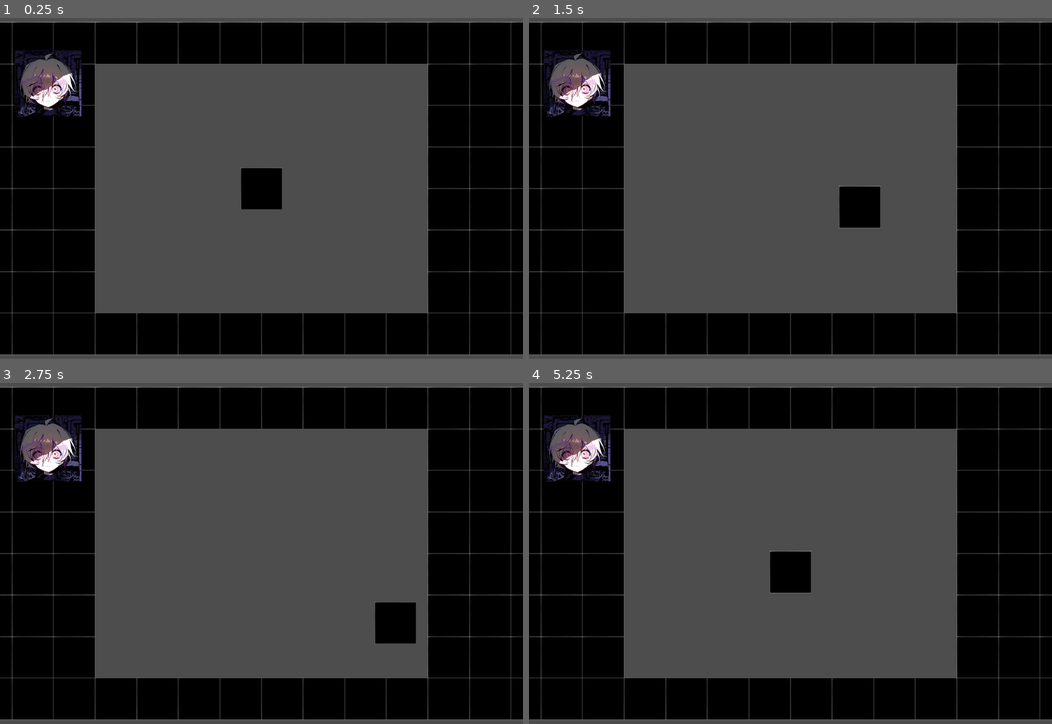
Above: before the commit, frames 1-4 (two rows, left to right).
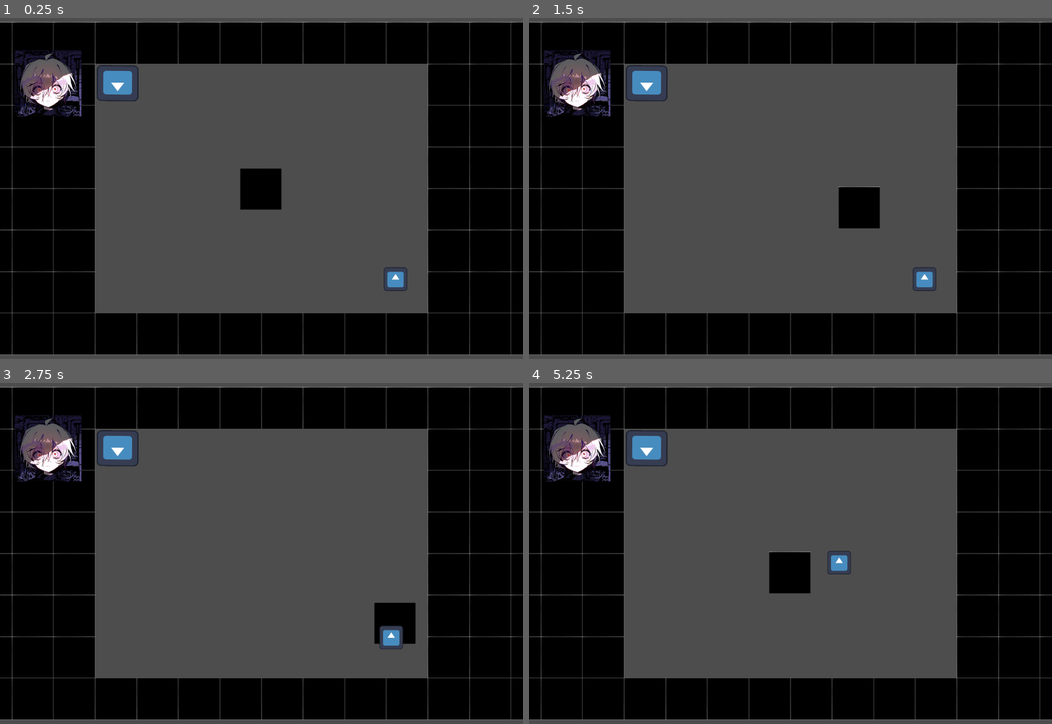
Above: after the commit, the same moments.

Repository: amk9809/HackUPC
Game: Godot game, scene res://Scenes/main.tscn
The game is run twice, just before and just after one commit, with the same random seed, the same clock (stepped at 60 frames per second) and the same inputs. The engine's default icon, where the game draws it, is replaced by a stand-in: a white triangle on a blue panel in a dark square.
Inputs:
- Up to frame 1 (0.25 s): no input
- Up to frame 2 (1.5 s): tap Enter at 0.5 s; hold D (right) 0.53-1.28 s; hold S (down) from 1.28 s (still down)
- Up to frame 3 (2.75 s): release S (down) at 2.03 s; hold D (right) from 2.03 s (still down)
- Up to frame 4 (5.25 s): release D (right) at 2.78 s; hold W (up) 2.78-3.53 s; hold A (left) 3.53-5.03 s; hold S (down) from 5.03 s (still down)

The runs differ from the first frame. In frame 1, 0.7% of the frame differs, in the area x 18-78%, y 13-81%; in frame 2, 0.7%; in frame 3, 0.8%, in the area x 18-80%, y 13-78%; in frame 4, 0.8%.

Commit message:
box logic

Diff:
--- a/KAI/Scenes/kai.tscn
+++ b/KAI/Scenes/kai.tscn
@@ -1,5 +1,6 @@
-[gd_scene load_steps=4 format=3 uid="uid://c1mv7cjqua6do"]
+[gd_scene load_steps=5 format=3 uid="uid://c1mv7cjqua6do"]
 
+[ext_resource type="Script" uid="uid://nvf88tgv13sm" path="res://Scripts/kaiControls.gd" id="1_mebc6"]
 [ext_resource type="Texture2D" uid="uid://cudhdx4rsm2s" path="res://Assets/player.png" id="1_xrrhk"]
 
 [sub_resource type="CapsuleShape2D" id="CapsuleShape2D_mebc6"]
@@ -17,9 +18,10 @@
 "speed": 5.0
 }]
 
-[node name="KAI" type="CharacterBody2D"]
+[node name="KAI" type="CharacterBody2D" groups=["player"]]
 collision_layer = 15
 collision_mask = 15
+script = ExtResource("1_mebc6")
 
 [node name="CollisionShape2D" type="CollisionShape2D" parent="."]
 shape = SubResource("CapsuleShape2D_mebc6")
--- a/KAI/Scenes/main.tscn
+++ b/KAI/Scenes/main.tscn
@@ -1,9 +1,10 @@
-[gd_scene load_steps=11 format=4 uid="uid://d2433q1jws7"]
+[gd_scene load_steps=12 format=4 uid="uid://d2433q1jws7"]
 
 [ext_resource type="PackedScene" uid="uid://c1mv7cjqua6do" path="res://Scenes/kai.tscn" id="1_jjgbg"]
-[ext_resource type="Script" uid="uid://nvf88tgv13sm" path="res://Scripts/kaiControls.gd" id="2_bo1nx"]
 [ext_resource type="Texture2D" uid="uid://cudhdx4rsm2s" path="res://Assets/player.png" id="3_8gbba"]
 [ext_resource type="Texture2D" uid="uid://cfop8txfv2dex" path="res://Assets/iconheadthing.png" id="4_jjvhh"]
+[ext_resource type="PackedScene" uid="uid://1s3japb1k3p2" path="res://box.tscn" id="4_kry3j"]
+[ext_resource type="PackedScene" uid="uid://dla7grndt4iv0" path="res://collectionsZone.tscn" id="5_kry3j"]
 
 [sub_resource type="SegmentShape2D" id="SegmentShape2D_7u77a"]
 a = Vector2(-1000, -1000)
@@ -60,7 +61,7 @@
 shape = SubResource("SegmentShape2D_8gbba")
 
 [node name="KAI" parent="." instance=ExtResource("1_jjgbg")]
-script = ExtResource("2_bo1nx")
+position = Vector2(-3, 3)
 
 [node name="Camera2D" type="Camera2D" parent="."]
 zoom = Vector2(0.7, 0.7)
@@ -73,3 +74,11 @@
 position = Vector2(-1154, -570)
 scale = Vector2(0.3557885, 0.35578847)
 texture = ExtResource("4_jjvhh")
+
+[node name="Node2D" parent="." instance=ExtResource("4_kry3j")]
+position = Vector2(725, 491)
+
+[node name="Node2D2" parent="." instance=ExtResource("5_kry3j")]
+position = Vector2(-778.00006, -570.00006)
+rotation = 0.026059745
+scale = Vector2(1.7694542, 1.5234821)
--- a/KAI/Scripts/global.gd
+++ b/KAI/Scripts/global.gd
@@ -1,3 +1,5 @@
 extends Node
 
 var speedUpg=1
+var carryingBox=false
+var stage1Score=0
--- a/KAI/Scripts/kaiControls.gd
+++ b/KAI/Scripts/kaiControls.gd
@@ -5,6 +5,8 @@
 var pressed_actions = []
 const directions = { &"left": Vector2(-1, 0), &"right": Vector2(1, 0), &"up": Vector2(0, -1), &"down": Vector2(0, 1) }
 
+func _ready() -> void:
+	add_to_group("player")
 
 func _process(delta):
 	for d in directions:
--- /dev/null
+++ b/KAI/box.gd
@@ -0,0 +1,16 @@
+extends Node2D
+
+@onready var player=get_tree().get_first_node_in_group("player")
+var speed=50*Global.speedUpg
+
+func _ready() -> void:
+	add_to_group("box")
+
+func _process(delta: float) -> void:
+	if(Global.carryingBox):
+		position+=(player.position - position)/speed
+
+
+func _on_area_2d_body_entered(body: Node2D) -> void:
+	if(body.is_in_group("player")):
+		Global.carryingBox=true
--- /dev/null
+++ b/KAI/box.tscn
@@ -0,0 +1,21 @@
+[gd_scene load_steps=4 format=3 uid="uid://1s3japb1k3p2"]
+
+[ext_resource type="Script" uid="uid://bfow68gew67tv" path="res://box.gd" id="1_oq5cr"]
+[ext_resource type="Texture2D" uid="uid://4q335xxs2p" path="res://icon.svg" id="2_bqn3j"]
+
+[sub_resource type="RectangleShape2D" id="RectangleShape2D_oq5cr"]
+size = Vector2(128, 129)
+
+[node name="Node2D" type="Node2D" groups=["box"]]
+script = ExtResource("1_oq5cr")
+
+[node name="Sprite2D" type="Sprite2D" parent="."]
+texture = ExtResource("2_bqn3j")
+
+[node name="Area2D" type="Area2D" parent="."]
+
+[node name="CollisionShape2D" type="CollisionShape2D" parent="Area2D"]
+position = Vector2(-1, -0.5)
+shape = SubResource("RectangleShape2D_oq5cr")
+
+[connection signal="body_entered" from="Area2D" to="." method="_on_area_2d_body_entered"]
--- /dev/null
+++ b/KAI/collectionsZone.tscn
@@ -0,0 +1,22 @@
+[gd_scene load_steps=4 format=3 uid="uid://dla7grndt4iv0"]
+
+[ext_resource type="Texture2D" uid="uid://4q335xxs2p" path="res://icon.svg" id="1_0uci4"]
+[ext_resource type="Script" uid="uid://cn5nvjpmswocw" path="res://collections_zone.gd" id="1_fvfuf"]
+
+[sub_resource type="RectangleShape2D" id="RectangleShape2D_0uci4"]
+size = Vector2(136, 128)
+
+[node name="Node2D" type="Node2D"]
+script = ExtResource("1_fvfuf")
+
+[node name="Sprite2D" type="Sprite2D" parent="."]
+rotation = 3.124828
+texture = ExtResource("1_0uci4")
+
+[node name="Area2D" type="Area2D" parent="."]
+
+[node name="CollisionShape2D" type="CollisionShape2D" parent="Area2D"]
+position = Vector2(1, 1)
+shape = SubResource("RectangleShape2D_0uci4")
+
+[connection signal="body_entered" from="Area2D" to="." method="_on_area_2d_body_entered"]
--- /dev/null
+++ b/KAI/collections_zone.gd
@@ -0,0 +1,6 @@
+extends Node2D
+
+func _on_area_2d_body_entered(body: Node2D) -> void:
+	if body.is_in_group("box"):
+		Global.stage1Score+=1
+		body.free()
--- a/KAI/project.godot
+++ b/KAI/project.godot
@@ -25,6 +25,11 @@
 window/size/viewport_height=1830
 window/size/mode=3
 
+[global_group]
+
+player=""
+box=""
+
 [input]
 
 up={
Not shown, added: KAI/box.gd.uid
Not shown, added: KAI/collections_zone.gd.uid
